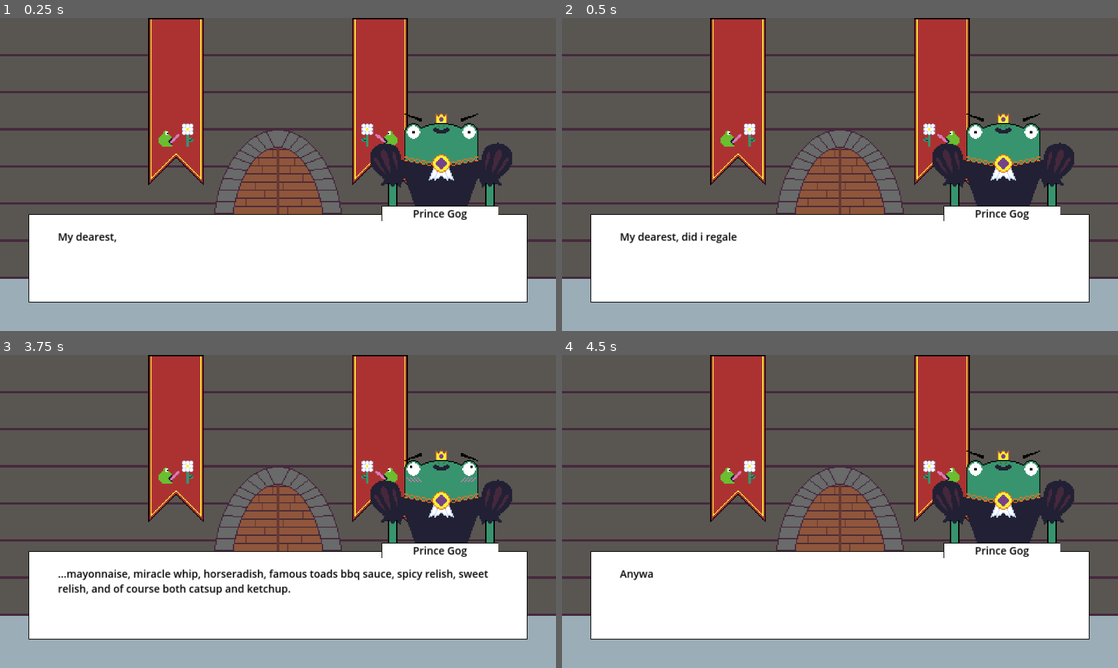
Above: before the commit, frames 1-4 (two rows, left to right).
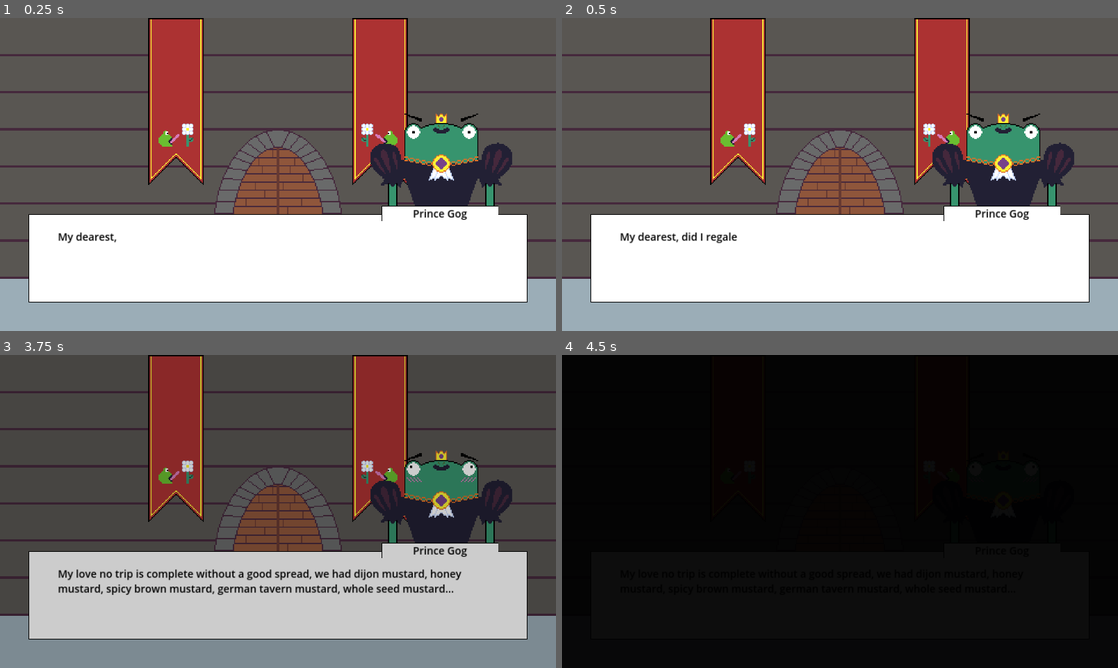
Above: after the commit, the same moments.

Repository: macpheedj/gmtk23
Game: Godot game, scene res://DatingPhase2.tscn
The game is run twice, just before and just after one commit, with the same random seed, the same clock (stepped at 60 frames per second) and the same inputs. This scene is started directly instead of the project's main scene.
Inputs:
- Up to frame 1 (0.25 s): no input
- Up to frame 2 (0.5 s): no input
- Up to frame 3 (3.75 s): tap Enter (text_advance) at 0.5, 0.6, 1.35, 2, 2.1, 2.85, 3.5, 3.6 s; tap Space at 1.25, 2.75 s
- Up to frame 4 (4.5 s): tap Enter (text_advance) at 4.35 s

Frame 1 is identical in both runs. In frame 2, less than 0.1% of the frame differs, in the area x 25-32%, y 68-72%; in frame 3, 47%; in frame 4, 99%, in the area x 0-100%, y 0-100%.

Commit message:
fade animation plays

Diff:
--- a/DatingPhase2.gd
+++ b/DatingPhase2.gd
@@ -12,4 +12,15 @@
 
 	if error == OK:
 		dialogues = json.data
+		$Conversation.fadeout.connect(_on_conversation_fadeout)
 		$Conversation.setup(dialogues)
+
+
+func _on_conversation_fadeout():
+	$Conversation.setAnimating(true)
+	$FadeOut.play("FadeOut")
+	await get_tree().create_timer(1).timeout
+	$FadeIn.play("FadeIn")
+	await get_tree().create_timer(1).timeout
+	$Conversation.setAnimating(false)
+	pass
--- a/DatingPhase2.tscn
+++ b/DatingPhase2.tscn
@@ -1,10 +1,50 @@
-[gd_scene load_steps=5 format=3 uid="uid://crh030wjqlpyf"]
+[gd_scene load_steps=9 format=3 uid="uid://crh030wjqlpyf"]
 
 [ext_resource type="Script" path="res://DatingPhase2.gd" id="1_0kcg4"]
 [ext_resource type="Texture2D" uid="uid://ml5vcpw4mr7m" path="res://Assets/castle_background.png" id="2_5gdcv"]
 [ext_resource type="PackedScene" uid="uid://b6wj8m8jdv7ks" path="res://conversation.tscn" id="3_kp1mx"]
 
 [sub_resource type="ImageTexture" id="ImageTexture_xgjta"]
+
+[sub_resource type="Animation" id="Animation_8jwio"]
+resource_name = "FadeIn"
+tracks/0/type = "value"
+tracks/0/imported = false
+tracks/0/enabled = true
+tracks/0/path = NodePath("Fade:color")
+tracks/0/interp = 1
+tracks/0/loop_wrap = true
+tracks/0/keys = {
+"times": PackedFloat32Array(0, 1),
+"transitions": PackedFloat32Array(1, 1),
+"update": 0,
+"values": [Color(0, 0, 0, 1), Color(0, 0, 0, 0)]
+}
+
+[sub_resource type="AnimationLibrary" id="AnimationLibrary_7l1tg"]
+_data = {
+"FadeIn": SubResource("Animation_8jwio")
+}
+
+[sub_resource type="Animation" id="Animation_vhtjq"]
+resource_name = "FadeOut"
+tracks/0/type = "value"
+tracks/0/imported = false
+tracks/0/enabled = true
+tracks/0/path = NodePath("Fade:color")
+tracks/0/interp = 1
+tracks/0/loop_wrap = true
+tracks/0/keys = {
+"times": PackedFloat32Array(0, 1),
+"transitions": PackedFloat32Array(1, 1),
+"update": 0,
+"values": [Color(0, 0, 0, 0), Color(0, 0, 0, 1)]
+}
+
+[sub_resource type="AnimationLibrary" id="AnimationLibrary_onoqr"]
+_data = {
+"FadeOut": SubResource("Animation_vhtjq")
+}
 
 [node name="DatingPhase2" type="TextureRect"]
 offset_right = 1920.0
@@ -17,3 +57,19 @@
 texture = ExtResource("2_5gdcv")
 
 [node name="Conversation" parent="." instance=ExtResource("3_kp1mx")]
+
+[node name="Fade" type="ColorRect" parent="."]
+layout_mode = 0
+offset_right = 1920.0
+offset_bottom = 1080.0
+color = Color(0, 0, 0, 0)
+
+[node name="FadeIn" type="AnimationPlayer" parent="."]
+libraries = {
+"": SubResource("AnimationLibrary_7l1tg")
+}
+
+[node name="FadeOut" type="AnimationPlayer" parent="."]
+libraries = {
+"": SubResource("AnimationLibrary_onoqr")
+}
--- a/Dialogue/dating_phase_2.json
+++ b/Dialogue/dating_phase_2.json
@@ -2,7 +2,7 @@
     {
         "speaker": "Prince Gog",
         "portrait": "gog_default",
-        "message": "My dearest, did i regale you with my most recent triumph  …(231 unchanged characters)…
+        "message": "My dearest, did I regale you with my most recent triumph  …(231 unchanged characters)…
     },
     {
         "speaker": "Prince Gog",
@@ -23,6 +23,10 @@
         "speaker": "Prince Gog",
         "portrait": "gog_blush",
         "message": "My love no trip is complete without a good spread, we had dijon mustard, honey mustard, spicy brown mustard, german tavern mustard, whole seed mustard..."
+    },
+    {
+        "speaker": "transition",
+        "transition": true
     },
     {
         "speaker": "Prince Gog",
--- a/conversation.gd
+++ b/conversation.gd
@@ -2,6 +2,10 @@
 class_name Conversation
 
 
+signal fadeout
+
+
+var animating = false
 var awaitingPrompt = false
 var speakers = []
 var shownPrompts = []
@@ -15,6 +19,10 @@
 	displayNextMessage(null)
 
 
+func setAnimating(boolean):
+	animating = boolean
+
+
 func countSpeakers():
 	dialogues.map(func(item): if speakers.find(item.speaker) == -1: speakers.push_back(item.speaker))
 	return speakers.size()
@@ -26,10 +34,12 @@
 
 func displayNextMessage(overrideDialogue):
 	var dialogue = overrideDialogue if overrideDialogue else dialogues[dialogueIndex]
+
+	if dialogue.has("transition"):
+		fadeout.emit()
+		return
+
 	var portrait = load("res://assets/" + dialogue.portrait + ".png")
-
-	# print("speaker name: " + dialogue.speaker)
-	# print("index: " + str(speakers.find(dialogue.speaker)))
 
 	if speakers.find(dialogue.speaker) % 2 == 0:
 		$SpeakerPortraitR.set_texture(portrait)
@@ -80,6 +90,9 @@
 
 
 func _process(_delta):
+	if animating:
+		return
+
 	if not awaitingPrompt and Input.is_action_just_pressed("text_advance"):
 		if isFinishedTyping():
 			advanceMessage()
--- a/mainmenu.tscn
+++ b/mainmenu.tscn
@@ -153,7 +153,7 @@
 offset_right = 40.0
 offset_bottom = 40.0
 scale = Vector2(48, 27)
-color = Color(0, 0, 0, 0)
+color = Color(0, 0, 0, 1)
 
 [node name="FadeIn" type="AnimationPlayer" parent="."]
 libraries = {
